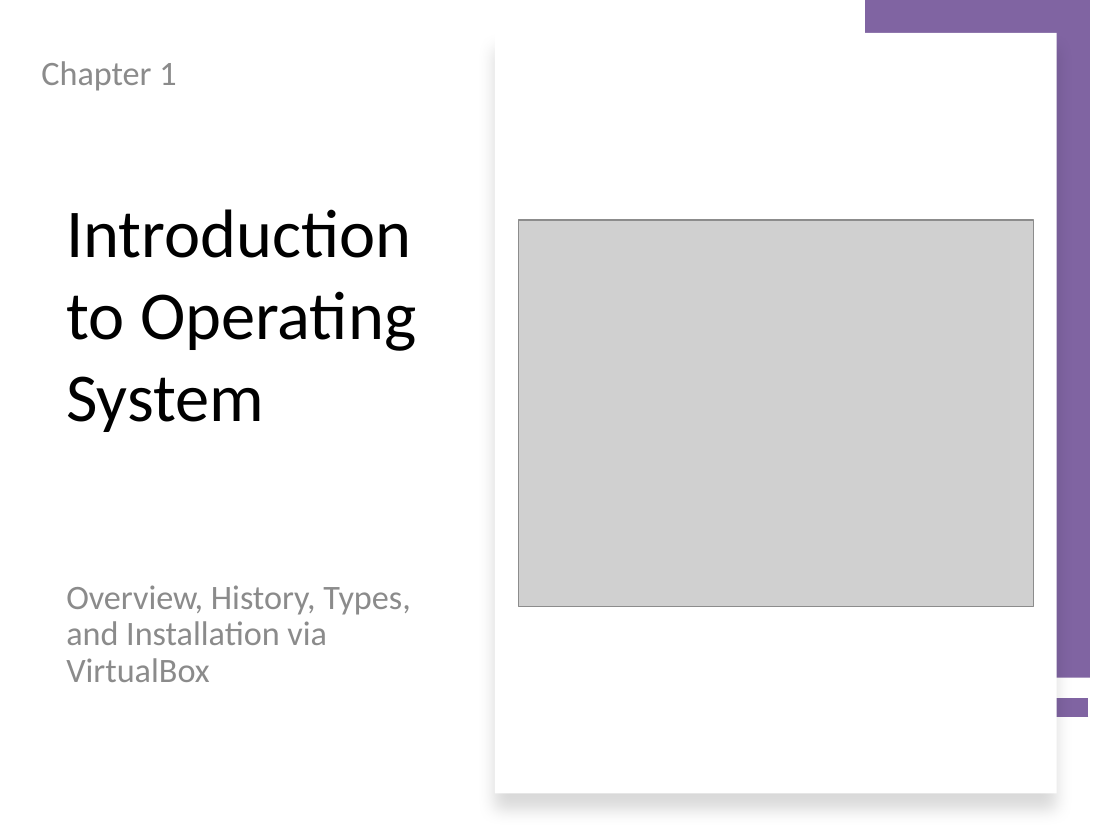
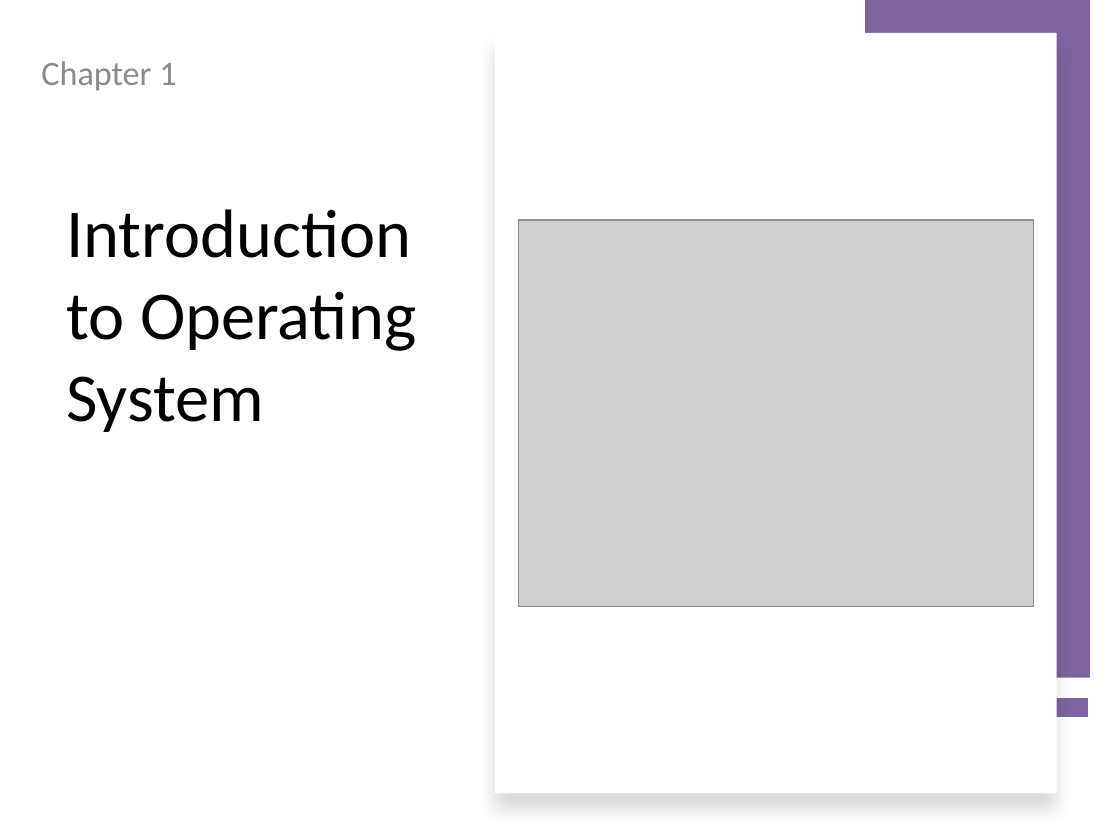
Before and after one commit to psuuc-jbgarcia/Object-Oriented-Programming-Lesson, a slide deck: slide 1 of Platform Technologies/Pre Lim/Week 1/Lecture/Chapter1_Introduction_to_OS.pptx. Drawn at 1120x840 pixels with LibreOffice and Linux fonts; fonts in the diff are those of the drawing; grey boxes stand for pictures. Boxes give left, top, right and bottom in pixels: in the first picture for what was removed or moved away, otherwise in the second. Text is boxed around its words. In the diff, an @@ line names an element or a change of style, - is before the commit and + after.

```diff
--- a/Platform Technologies/Pre Lim/Week 1/Lecture/Chapter1_Introduction_to_OS.pptx
+++ b/Platform Technologies/Pre Lim/Week 1/Lecture/Chapter1_Introduction_to_OS.pptx
@@ subtitle removed at bbox=[66, 585, 410, 682] @@
-Overview, History, Types, and Installation via VirtualBox
```
Also in this commit, not shown: 1 other slide changed, 1 slide added, 1 slide removed, 21 other files.
